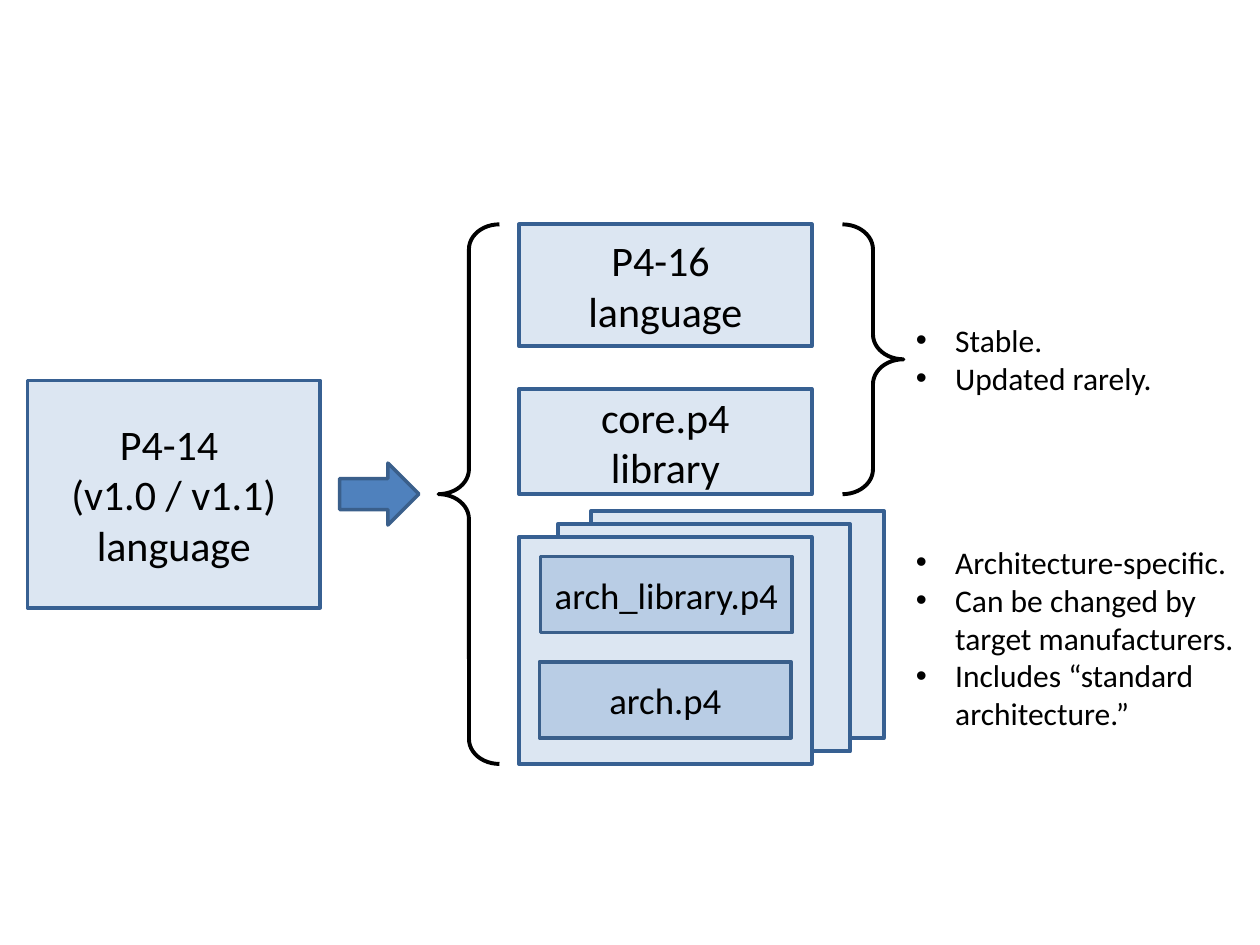
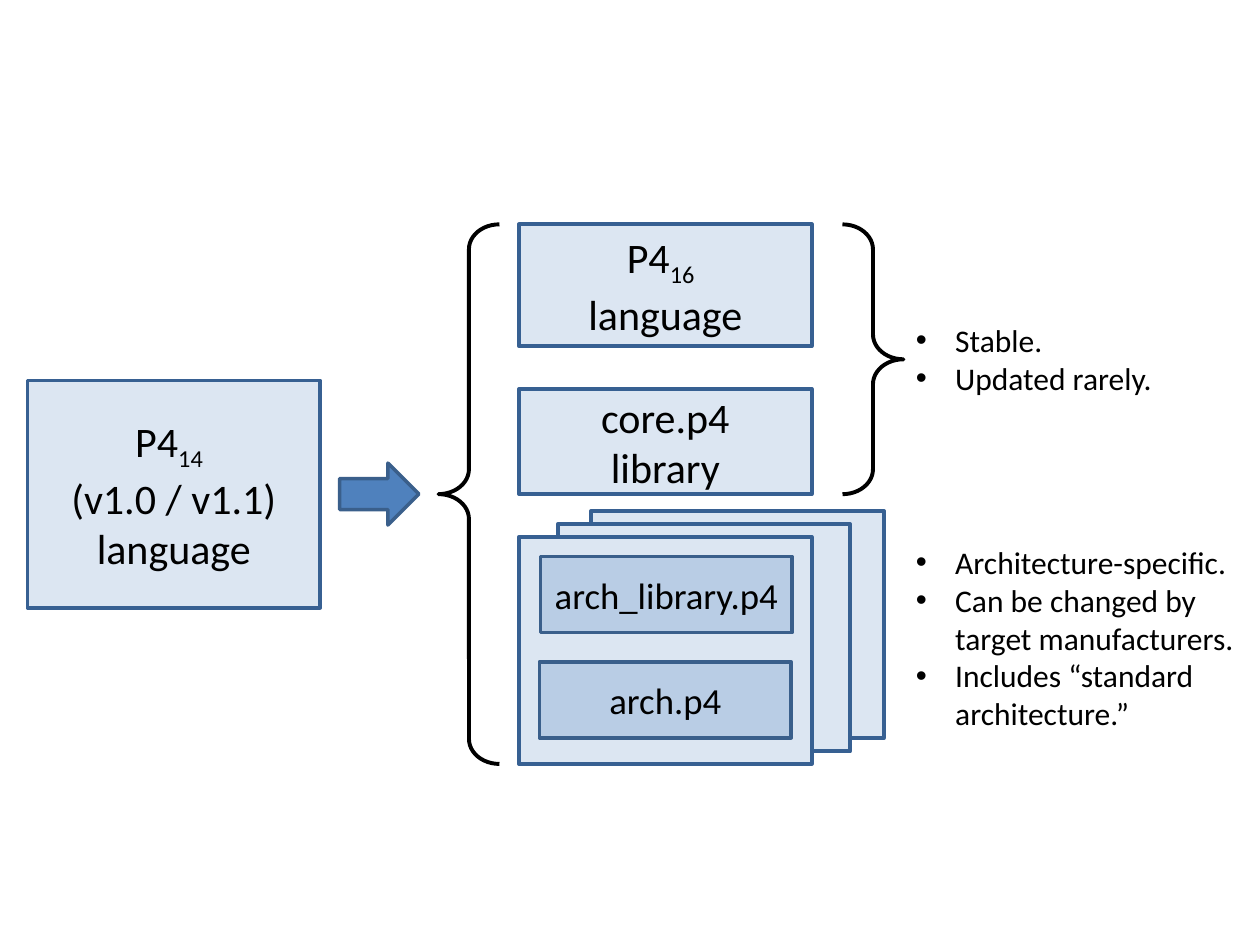
Before and after one commit to p4lang/p4-spec, a slide deck: slide 2 of p4-16/spec/P4-16-draft-spec.pptx. Drawn at 1260x945 pixels with LibreOffice and Linux fonts; fonts in the diff are those of the drawing. Boxes give left, top, right and bottom in pixels: in the first picture for what was removed or moved away, otherwise in the second. Text is boxed around its words. In the diff, an @@ line names an element or a change of style, - is before the commit and + after.

```diff
--- a/p4-16/spec/P4-16-draft-spec.pptx
+++ b/p4-16/spec/P4-16-draft-spec.pptx
@@ text in rectangle at (588,300,742,338): text changed @@
-P4-16
-language
+P416
+language
@@ text in rectangle at (71,483,276,520): text changed @@
-P4-14
-(v1.0 / v1.1)
+P414
+(v1.0 / v1.1)
```
Also in this commit, not shown: 1 other slide changed, 2 other files.
